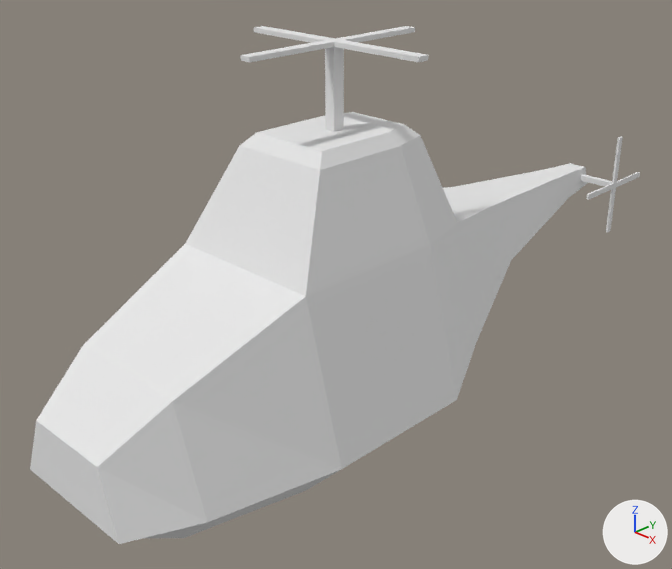
The Blender file Assets/Models/Helicopter.blend as it was, and as the next commit left it.
Camera for both pictures: a 50 mm camera at (6.12, -6.08, 3.98) aimed at (-0.26, 0.34, -0.14). Lighting does not change. The marker at lower right points along +X, +Y and +Z.

In view in the first picture: 'HelicopterBody', 'SideRotor', 'TopRotor'.
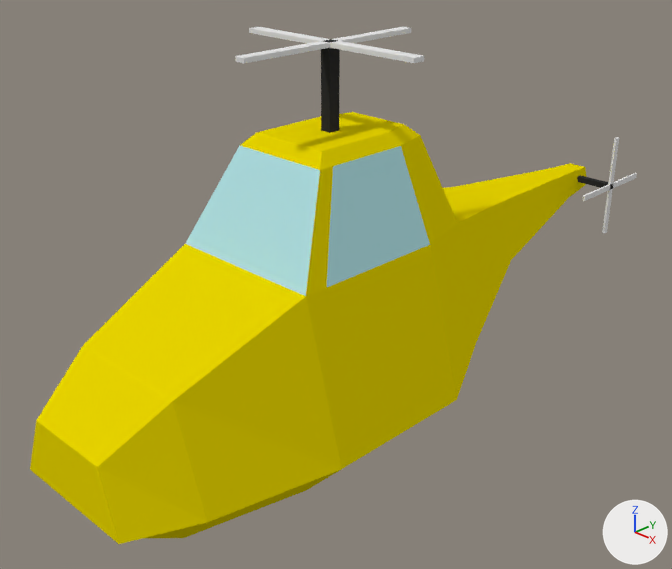
The change in detail:
Material 'Glass' (mat_glass) is new.
Its base color is (0.447, 0.769, 0.8) (cyan #b2e3e7).
Material 'HelicopterBody' (mat_helicopterbody) is new.
Its base color is (0.8, 0.661, 0.0) (yellow #e7d400).
me_cube_002 has 28 vertices, 22 faces and spans x 0.136..0.631, y 3.853..5.124, z -0.443..0.819.
me_cube_002 is used by ob_siderotor; location (0.0, 0.0, 0.0).
me_cube_002 part 1: the whole mesh is moved by (0.0, -4.487, -0.189).
me_cube_001 has 28 vertices, 22 faces and spans x -1.06..1.06, y -1.01..1.12, z 1.65..2.48.
me_cube_001 is used by ob_toprotor; location (0.0, 0.0, 0.0).
me_cube_001 part 2: the whole mesh is moved by (0.0, -0.06, -1.63).
me_cube has 72 vertices, 68 faces, 2 loose edges and spans x -1.27..1.27, y -3.1..4.61, z -1.47..1.65.
me_cube is used by ob_helicopterbody; location (0.0, 0.0, 0.0).
me_cube part 3: 65 of the faces centred in x -1.06..1.06, y -3.09..4.61, z -1.46..1.65 switch from mat_material (white #e7e7e7) to mat_helicopterbody (yellow #e7d400).
me_cube part 4: 2 of the faces centred in x 0.0..0.7, y -0.91..-0.12, z 1.06 switch from mat_material (white #e7e7e7) to mat_glass (cyan #b2e3e7).
Object 'SideRotor' (ob_siderotor) moves from (0.0, 0.0, 0.0) to (0.0, 4.4, 0.19).
Object 'TopRotor' (ob_toprotor) moves from (0.0, 0.0, 0.0) to (0.0, 0.0, 1.63).

Where the change shows, as pixel boxes [x1, y1, x2, y2] in the pictures (672 x 569 px):
'TopRotor', moved
    before: [240, 26, 429, 132]
    after: [235, 27, 424, 133]
'SideRotor', moved
    before: [580, 136, 640, 232]
    after: [577, 137, 637, 234]
part 3 of me_cube, recoloured (white to yellow)
    both: [30, 112, 586, 544]
part 4 of me_cube, recoloured (white to cyan)
    both: [185, 145, 430, 296]
